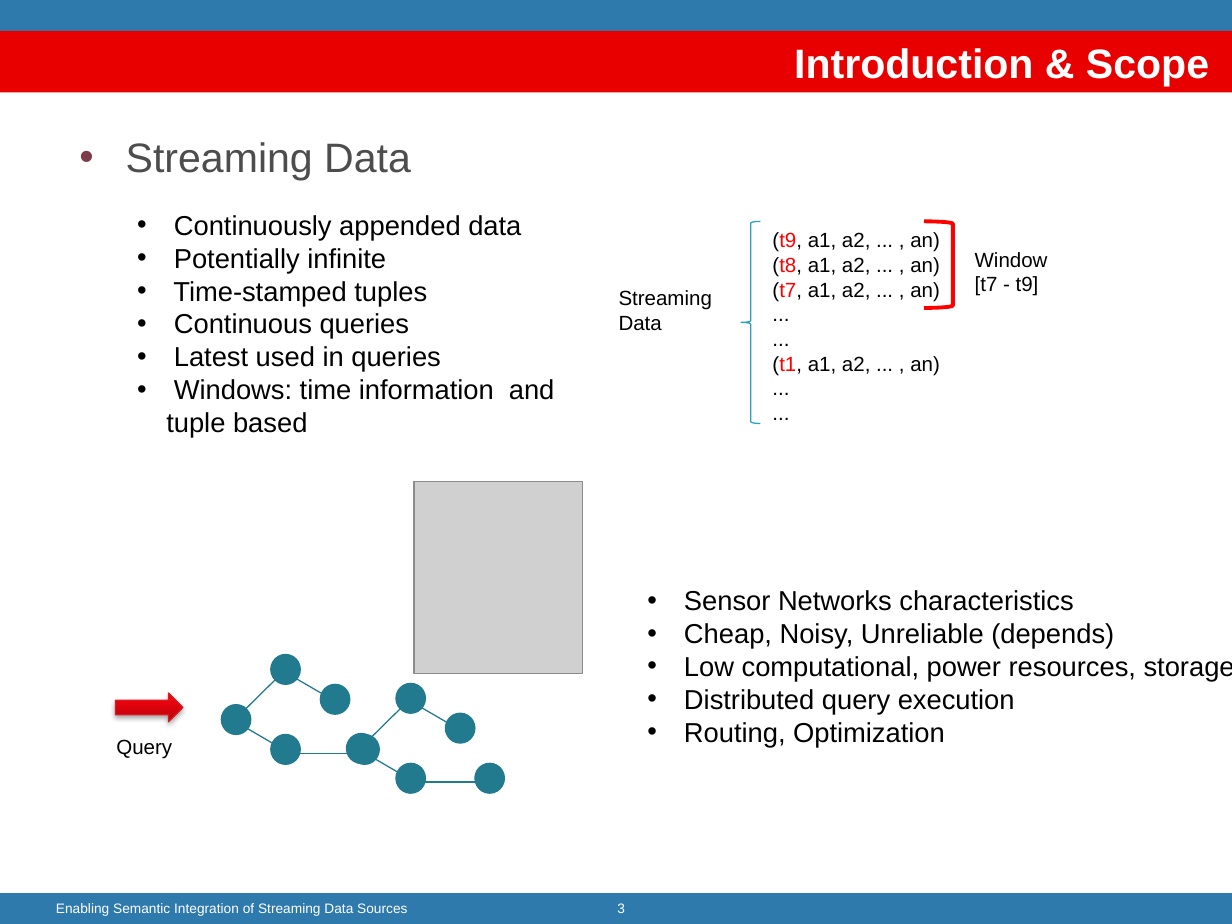
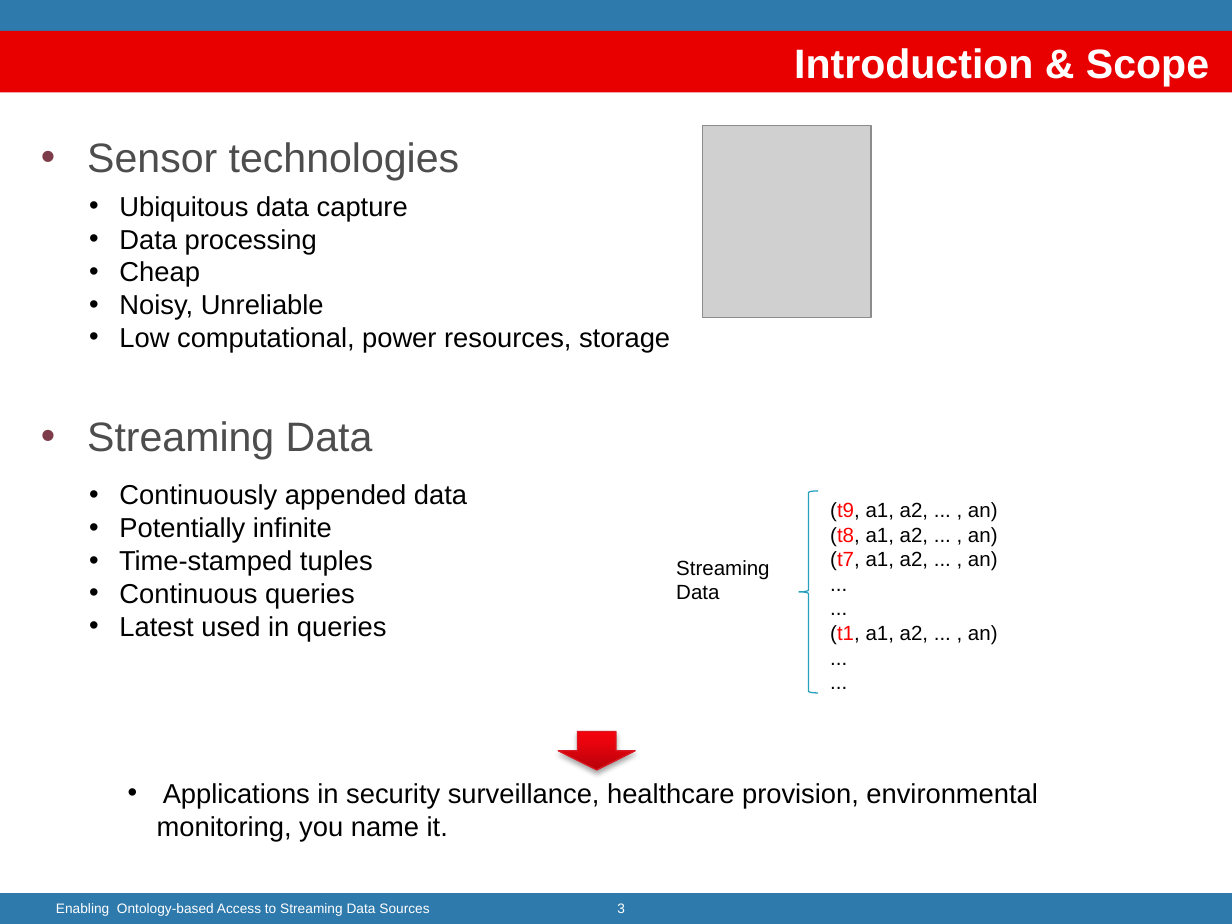
Before and after one commit to jpcik/morph-streams, a slide deck: slide 3 of doc/dis/EnablingStreamingDA/Enabling ontology-based Streaming Data Access.pptx. Drawn at 1232x924 pixels with LibreOffice and Linux fonts; fonts in the diff are those of the drawing; grey boxes stand for pictures; background and template pictures are left out. Boxes give left, top, right and bottom in pixels: in the first picture for what was removed or moved away, otherwise in the second. Text is boxed around its words. In the diff, an @@ line names an element or a change of style, - is before the commit and + after.

```diff
--- a/doc/dis/EnablingStreamingDA/Enabling ontology-based Streaming Data Access.pptx
+++ b/doc/dis/EnablingStreamingDA/Enabling ontology-based Streaming Data Access.pptx
@@ text added at [87,142,460,180], 24 pt, text #4D4D4D @@
+• Sensor technologies
@@ picture: place and size @@
-picture at [414,482,583,674]
+picture at [702,126,871,318]
@@ text "Ubiquitous data capture": place and size @@
-text "Ubiquitous data capture" at [684,590,1232,747]
+text "Ubiquitous data capture" at [119,196,670,353]
@@ text at [119,196,408,320]: text changed @@
-• Sensor Networks characteristics
-• Cheap, Noisy, Unreliable (depends)
+• Ubiquitous data capture
+• Data processing
+• Cheap
+• Noisy, Unreliable
@@ right bracket removed at [924,222,952,308] @@
@@ text removed at [975,252,1048,296] @@
-Window [t7 - t9]
@@ text at [119,327,670,353]: indent changed @@
@@ text at [166,379,555,438]: paragraph removed @@
-• Windows: time information and tuple based
@@ text "Streaming Data": place and size @@
-text "Streaming Data" at [126,142,411,180]
+text "Streaming Data" at [87,421,373,459]
@@ text "Continuously appended data": place and size @@
-text "Continuously appended data" at [166,215,555,438]
+text "Continuously appended data" at [119,484,467,642]
@@ text "Continuously appended data" at [119,484,467,642]: indent changed @@
@@ left brace: place and size @@
-left brace at [742,222,761,424]
+left brace at [798,490,818,692]
@@ text "(t9, a1, a2, ... , ...": place and size @@
-text "(t9, a1, a2, ... , ..." at [772,232,940,376]
+text "(t9, a1, a2, ... , ..." at [830,502,998,645]
@@ text "Streaming Data": place and size @@
-text "Streaming Data" at [619,290,712,331]
+text "Streaming Data" at [676,560,769,600]
@@ group removed at [222,654,379,764]: 5 ellipses, 4 lines @@
@@ text at [684,689,1015,747]: paragraphs removed @@
-• Distributed query execution
-• Routing, Optimization
@@ right arrow removed at [116,694,184,722] @@
@@ group removed at [346,684,504,793]: 5 ellipses, 4 lines @@
@@ text removed at [116,739,172,759] @@
-Query
@@ down arrow added at [558,732,636,770], fill gradient #B8020B to #EE030E to #F2000C, outline #DA1A23 0.75 pt @@
@@ text added at [157,783,1037,841], 16 pt, text #000000 @@
+• Applications in security surveillance, healthcare provision, environmental monitoring, you name it.
@@ text at [56,903,429,916]: text changed @@
-Enabling Semantic Integration of Streaming Data Sources
+Enabling Ontology-based Access to Streaming Data Sources
```
Also in this commit, not shown: 1 other slide changed, 4 slides added.
